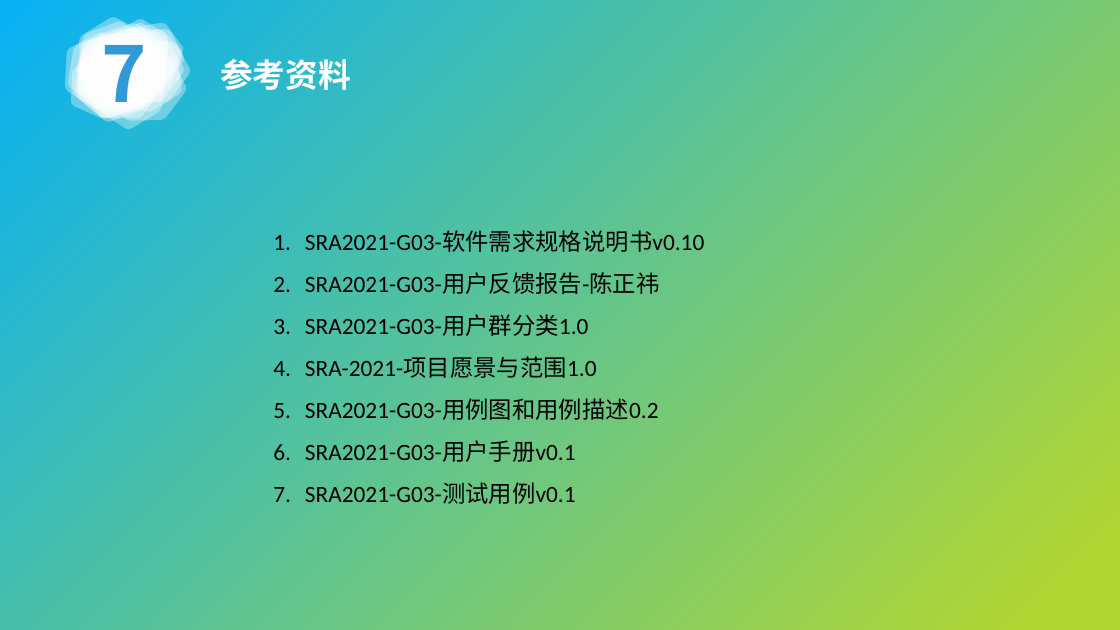
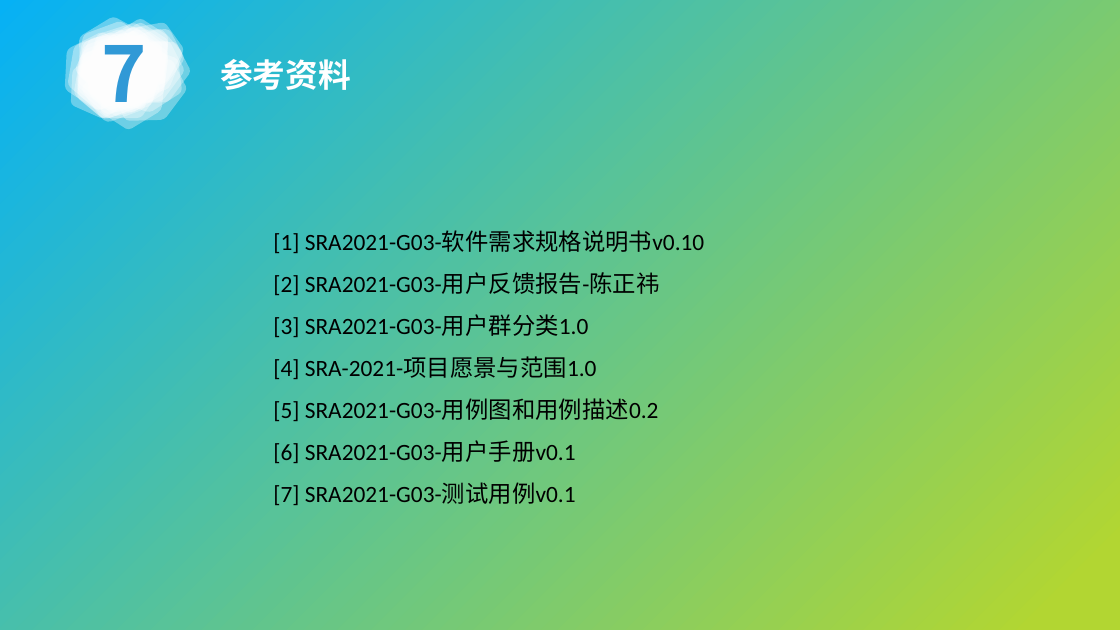
Before and after one commit to avgstuBoboge/SRA2021-document, a slide deck: slide 23 of PPT/SRA2021-G03-SRS评审 v0.2.pptx. Drawn at 1120x630 pixels with LibreOffice and Linux fonts; fonts in the diff are those of the drawing. Boxes give left, top, right and bottom in pixels: in the first picture for what was removed or moved away, otherwise in the second. Text is boxed around its words. In the diff, an @@ line names an element or a change of style, - is before the commit and + after.

```diff
--- a/PPT/SRA2021-G03-SRS评审 v0.2.pptx
+++ b/PPT/SRA2021-G03-SRS评审 v0.2.pptx
@@ text at (x1=273, y1=230, x2=704, y2=505): text changed @@
-1. SRA2021-G03-软件需求规格说明书v0.10
-2. SRA2021-G03-用户反馈报告-陈正祎
-3. SRA2021-G03-用户群分类1.0
-4. SRA-2021-项目愿景与范围1.0
-5. SRA2021-G03-用例图和用例描述0.2
-6. SRA2021-G03-用户手册v0.1
-7. SRA2021-G03-测试用例v0.1
+[1] SRA2021-G03-软件需求规格说明书v0.10
+[2] SRA2021-G03-用户反馈报告-陈正祎
+[3] SRA2021-G03-用户群分类1.0
+[4] SRA-2021-项目愿景与范围1.0
+[5] SRA2021-G03-用例图和用例描述0.2
+[6] SRA2021-G03-用户手册v0.1
+[7] SRA2021-G03-测试用例v0.1
```
